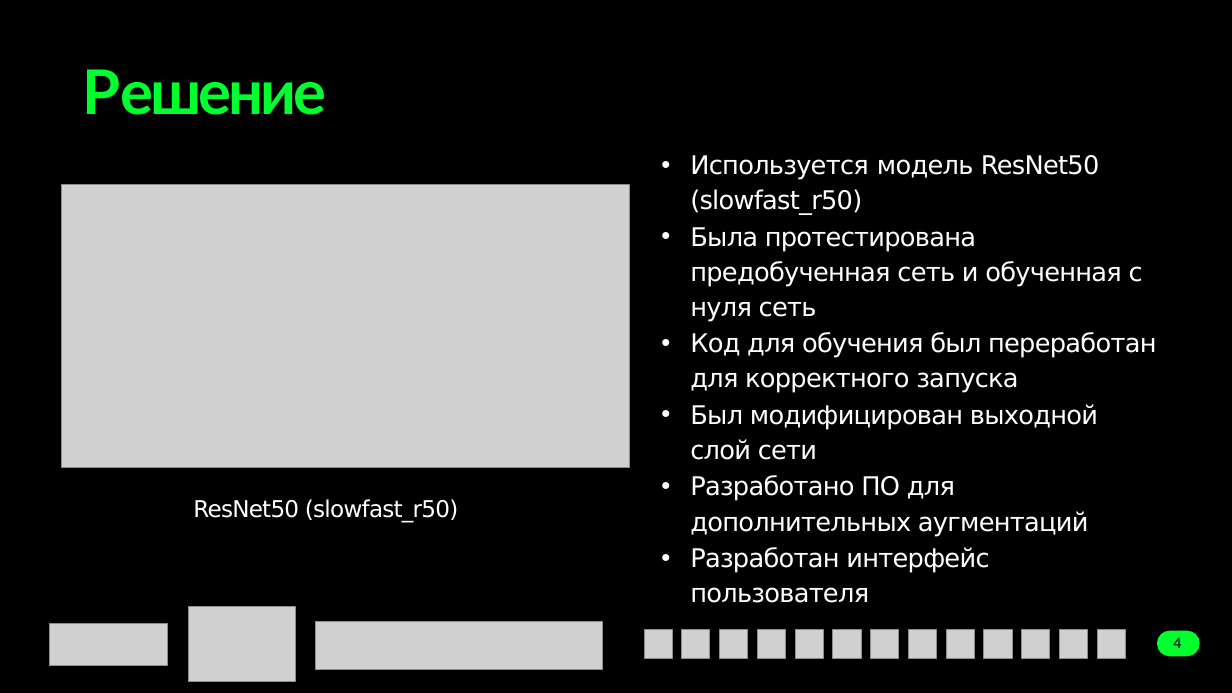
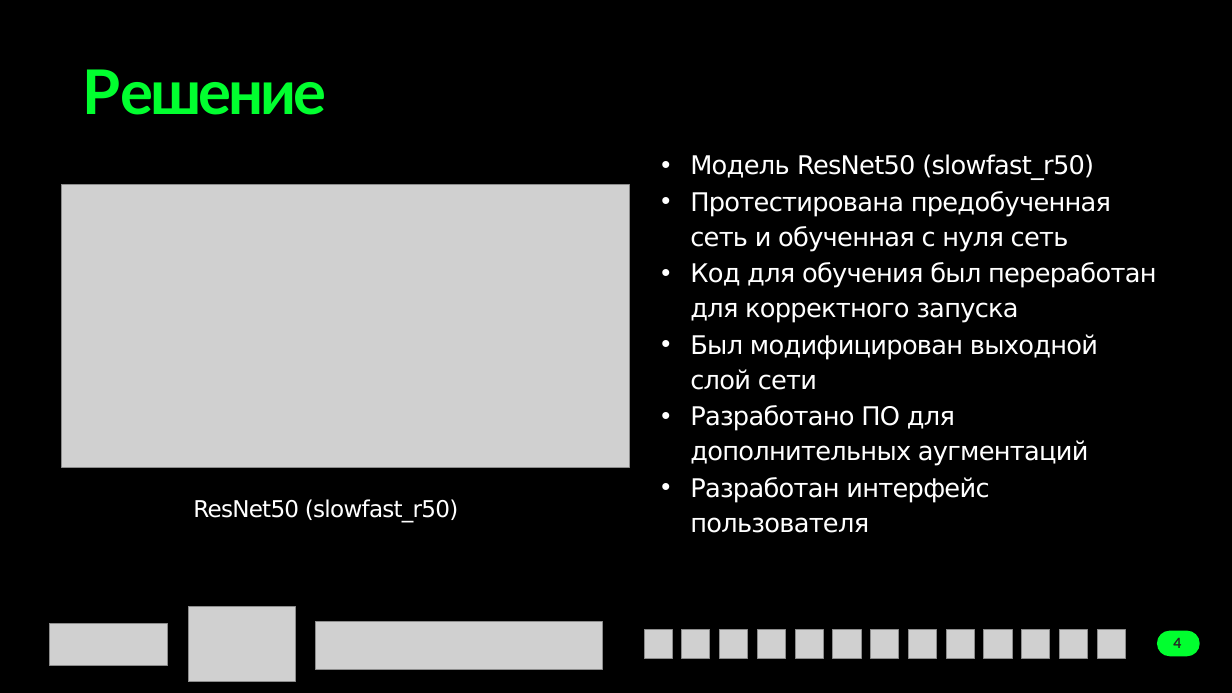
Before and after one commit to Creearc/action_recognition, a slide deck: slide 4 of data/Добрынюшка.pptx. Drawn at 1232x693 pixels with LibreOffice and Linux fonts; fonts in the diff are those of the drawing; grey boxes stand for pictures. Boxes give left, top, right and bottom in pixels: in the first picture for what was removed or moved away, otherwise in the second. Text is boxed around its words. In the diff, an @@ line names an element or a change of style, - is before the commit and + after.

```diff
--- a/data/Добрынюшка.pptx
+++ b/data/Добрынюшка.pptx
@@ text at box(690, 154, 1111, 251): text changed @@
-• Используется модель ResNet50 (slowfast_r50)
-• Была протестирована предобученная сеть и обученная с нуля сеть
+• Модель ResNet50 (slowfast_r50)
+• Протестирована предобученная сеть и обученная с нуля сеть
```
Also in this commit, not shown: 2 other slides changed, 10 other files.
